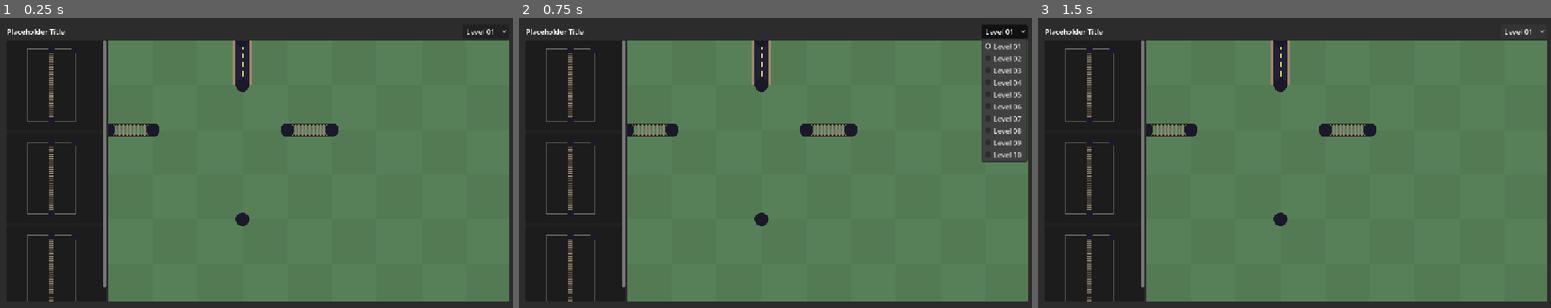
Above: before the commit, frames 1-3 (left to right).
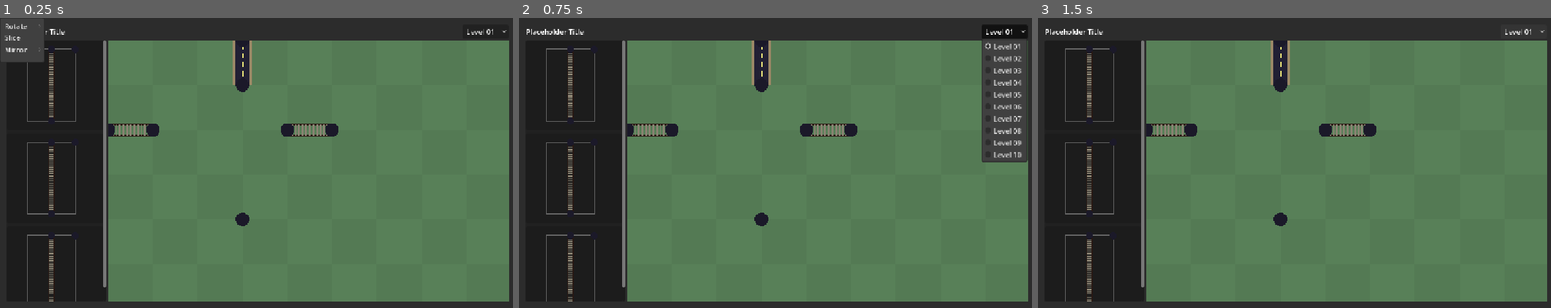
Above: after the commit, the same moments.

Repository: WishingWillow/photoshop-game
Game: Godot game, scene res://UI/TestGame.tscn
Same seed, same stepped clock (60 frames per second), same inputs: the game is played once before the commit and once after it. This scene is started directly instead of the project's main scene.
Inputs:
- Up to frame 1 (0.25 s): no input
- Up to frame 2 (0.75 s): click "Level 01" at 0.5 s
- Up to frame 3 (1.5 s): click "Level 01" at 1.25 s

The runs differ from the first frame. In frame 1, 0.7% of the frame differs, in the area x 0-9%, y 2-16%; in frame 2, nothing differs; in frame 3, nothing differs.

Commit message:
moving popup logic to its own class

Diff:
--- a/Scripts/bounded_camera.gd
+++ b/Scripts/bounded_camera.gd
@@ -29,6 +29,8 @@
 
 
 func _ready() -> void:
+	# setup_limits() needs the playspace size, which is already set on a deferred call, so this
+	# should be *extra* deferred
 	var defer_defer : Callable = func(): call_deferred("setup_limits")
 	defer_defer.call_deferred()
 
--- a/Scripts/layer.gd
+++ b/Scripts/layer.gd
@@ -82,7 +82,7 @@
 func _unhandled_input(event: InputEvent) -> void:
 	if (!(mouse_over or mouse_down)): return
 	if (event.is_action_pressed("context_menu")):
-		UILogic.show_layer_context_menu(self)
+		LayerMenu.popup_menu(self)
 	super(event)
 
 
--- a/UI/Context_Menu.tscn
+++ b/UI/Context_Menu.tscn
@@ -1,7 +1,10 @@
 [gd_scene format=3 uid="uid://df2w85qbujn3x"]
+
+[ext_resource type="Script" uid="uid://ryxmaljb8pav" path="res://UI/UI Scripts/context_menu.gd" id="1_rimgc"]
 
 [node name="ContextMenu" type="PopupMenu" unique_id=1330774152]
 oversampling_override = 1.0
+visible = true
 item_count = 3
 item_0/text = "Rotate"
 item_0/id = 0
@@ -9,6 +12,7 @@
 item_1/id = 1
 item_2/text = "Mirror"
 item_2/id = 2
+script = ExtResource("1_rimgc")
 
 [node name="RotateMenu" type="PopupMenu" parent="." unique_id=244933969]
 oversampling_override = 1.0
--- /dev/null
+++ b/UI/UI Scripts/context_menu.gd
@@ -0,0 +1,40 @@
+extends PopupMenu
+
+var clicked_layer : Layer
+
+func _ready() -> void:
+	var rotate_menu: PopupMenu = get_node("RotateMenu")
+	var mirror_menu: PopupMenu = get_node("MirrorMenu")
+	set_item_submenu_node(0, rotate_menu)
+	set_item_submenu_node(2, mirror_menu)
+
+	rotate_menu.id_pressed.connect(
+		func(degrees: int) -> void:
+			match degrees:
+				0:
+					clicked_layer.turn(1)
+				1:
+					clicked_layer.turn(2)
+				2:
+					clicked_layer.turn(3)
+	)
+	mirror_menu.id_pressed.connect(
+		func(axis: int) -> void:
+			match axis:
+				0:
+					print("Mirror across X")
+				1:
+					print("Mirror across Y")
+				2:
+					print("Mirror across Y=X")
+	)
+	id_pressed.connect(
+		func(id: int) -> void:
+			if id == 1:
+				print("Slice!")
+	)
+
+func popup_menu(layer: Layer) -> void:
+	clicked_layer = layer
+	var mouse_position := Vector2i(get_tree().root.get_mouse_position())
+	popup_on_parent(Rect2i(mouse_position, Vector2i.ZERO))
--- a/UI/UI Scripts/playspace_ui_logic.gd
+++ b/UI/UI Scripts/playspace_ui_logic.gd
@@ -6,7 +6,6 @@
 
 @export var context_menu_scene: PackedScene
 
-var placed_layers: Array[Layer] = []
 
 static var instance : UILogic
 
@@ -40,59 +39,9 @@
 	placed_layer.data = layer_data
 	placed_layer.position = container_to_playspace(at_position)
 	Playspace.add_layer(placed_layer)
-	placed_layers.append(placed_layer)
-
 
 
 func container_to_playspace(container_position: Vector2) -> Vector2:
 	var viewport_position: Vector2 = (container_position * Vector2(subviewport.size) / size)
 
 	return (playspace.get_global_transform_with_canvas().affine_inverse() * viewport_position)
-
-
-static func show_layer_context_menu(clicked_layer: Layer) -> void:
-	if instance.context_menu_scene == null:
-		return
-
-	var menu_instance := instance.context_menu_scene.instantiate()
-
-	instance.get_tree().root.add_child(menu_instance)
-
-	var rotate_menu: PopupMenu = menu_instance.get_node("RotateMenu")
-	var mirror_menu: PopupMenu = menu_instance.get_node("MirrorMenu")
-	menu_instance.set_item_submenu_node(0, rotate_menu)
-	menu_instance.set_item_submenu_node(2, mirror_menu)
-
-	rotate_menu.id_pressed.connect(
-		func(degrees: int) -> void:
-			match degrees:
-				0:
-					clicked_layer.turn(1)
-				1:
-					clicked_layer.turn(2)
-				2:
-					clicked_layer.turn(3)
-)
-
-	mirror_menu.id_pressed.connect(
-		func(axis: int) -> void:
-			match axis:
-				0:
-					print("Mirror across X")
-				1:
-					print("Mirror across Y")
-				2:
-					print("Mirror across Y=X")
-)
-
-	menu_instance.id_pressed.connect(
-		func(id: int) -> void:
-			if id == 1:
-				print("Slice!")
-)
-
-	menu_instance.popup_hide.connect(menu_instance.queue_free)
-
-	var mouse_position := Vector2i(instance.get_viewport().get_mouse_position())
-
-	menu_instance.popup_on_parent(Rect2i(mouse_position, Vector2i.ZERO))
--- a/project.godot
+++ b/project.godot
@@ -17,6 +17,7 @@
 [autoload]
 
 Mouse="*uid://kc0sv4j0seir"
+LayerMenu="*uid://df2w85qbujn3x"
 
 [display]
 
Not shown, added: UI/UI Scripts/context_menu.gd.uid
